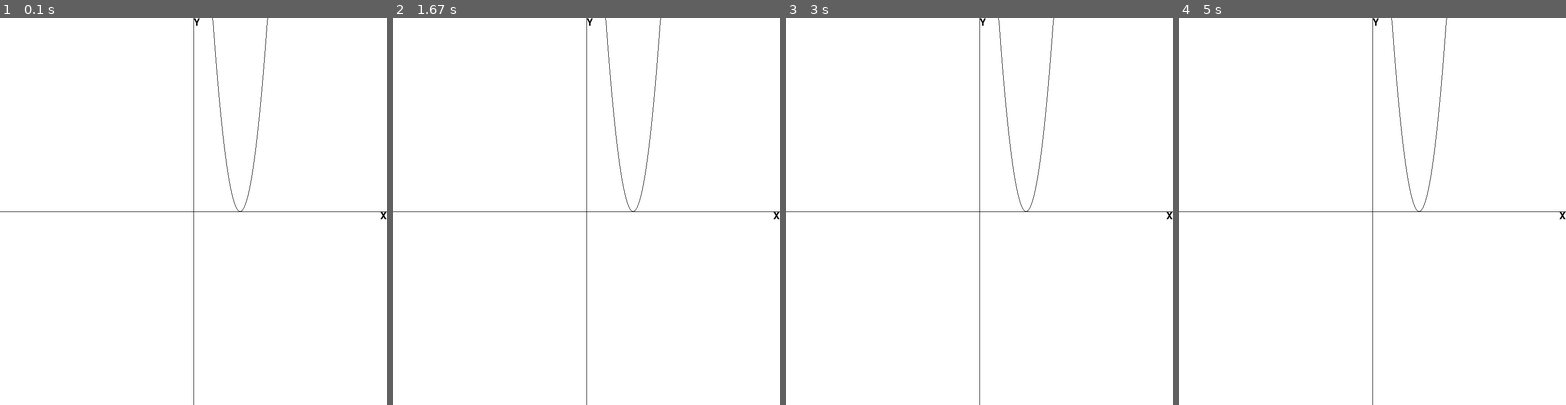
Above: before the commit, frames 1-4 (left to right).
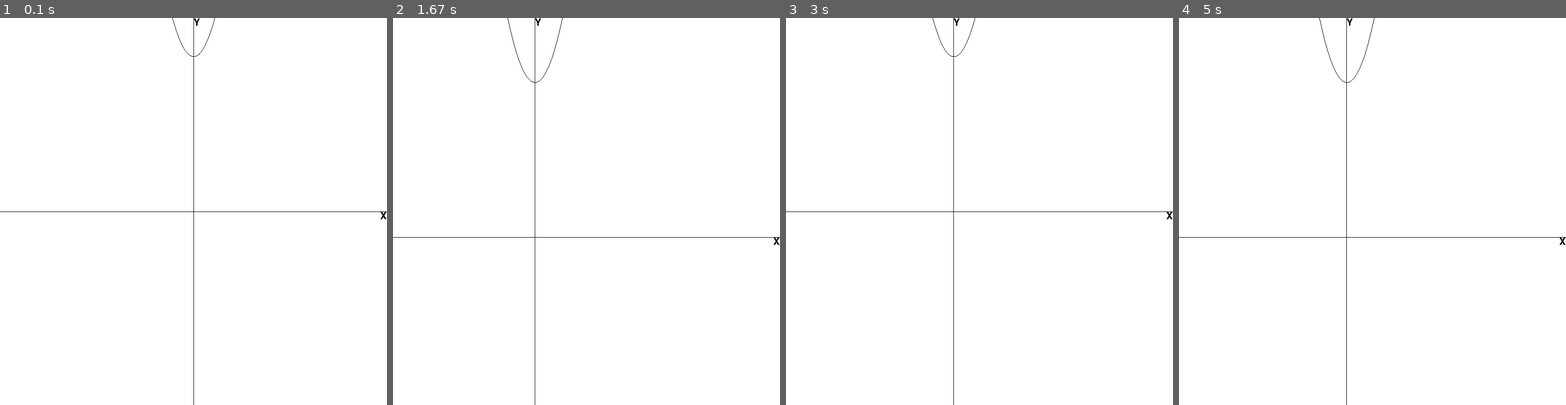
Above: after the commit, the same moments.

Repository: LogicMass621/python
Game: pygame game, started from graphing.py
Two runs of this game, one before a commit and one after it. Both use one fixed random seed, a clock stepped at 60 frames per second and the inputs below.
Inputs:
- Up to frame 1 (0.1 s): no input
- Up to frame 2 (1.67 s): hold Right 0.33-0.8 s; hold Up 0.83-1.38 s; hold Right from 1.42 s (still down)
- Up to frame 3 (3 s): release Right at 2.05 s; hold Left 2.08-2.75 s; hold Down from 2.78 s (still down)
- Up to frame 4 (5 s): release Down at 3.47 s; hold Left 3.5-4.2 s; hold Up 4.23-4.93 s; hold Right from 4.97 s (still down)

The runs differ from the first frame. In frame 1, 0.2% of the frame differs, in the area x 44-70%, y 0-50%; in frame 2, 0.7%, in the area x 0-100%, y 0-100%; in frame 3, 0.4%; in frame 4, 0.7%.

Commit message:
added move mode

Diff:
--- a/graphing.py
+++ b/graphing.py
@@ -1,15 +1,17 @@
 #!/usr/bin/python
 
-import pygame
+import pygame, math
 
 black = [0, 0, 0]
 white = [255, 255, 255]
 
+step = 15
+
 screenWidth = 800
 screenHeight = 800
 
-graphWidth = 100
-graphHeight = 100
+graphWidth = 50
+graphHeight = 50
 
 graphCenterX = 0
 graphCenterY = 0
@@ -24,8 +26,7 @@
 MinY = -graphHeight/2 + graphCenterY
 MaxY = graphHeight/2 + graphCenterY
 
-print("MinX",MinX,"MaxX",MaxX)
-print("MinY",MinY,"MaxY",MaxY)
+print("MinX",MinX,"MaxX",MaxX,"MinY",MinY,"MaxY",MaxY)
 
 def tran(x,y):
 
@@ -56,9 +57,19 @@
 textXWidth = textX.get_width() / sx
 
 def compute_y(x):
-    return x*x-24*x+144
+   return (x * x*2/3) + 20
 
 def render():
+
+    global MinX
+    global MaxX
+    global MinY
+    global MaxY
+
+    MinX = -graphWidth / 2 + graphCenterX
+    MaxX = graphWidth / 2 + graphCenterX
+    MinY = -graphHeight/2 + graphCenterY
+    MaxY = graphHeight/2 + graphCenterY
 
     # x label
     screen.blit(textX, tran(MaxX - textXWidth,0))
@@ -87,6 +98,16 @@
     event = pygame.event.wait();
     if event.type == pygame.QUIT:
         running = False
+    elif event.type == pygame.KEYDOWN:
+        if event.key == pygame.K_DOWN:
+            graphCenterY = graphCenterY - graphHeight/step
+        if event.key == pygame.K_UP:
+                graphCenterY = graphCenterY + graphHeight/step
+        if event.key == pygame.K_LEFT:
+            graphCenterX = graphCenterX - graphWidth/step
+        if event.key == pygame.K_RIGHT:
+                graphCenterX = graphCenterX + graphWidth/step
+        print("MinX",MinX,"MaxX",MaxX,"MinY",MinY,"MaxY",MaxY)
 
     # clear screen to white
     screen.fill(white)
